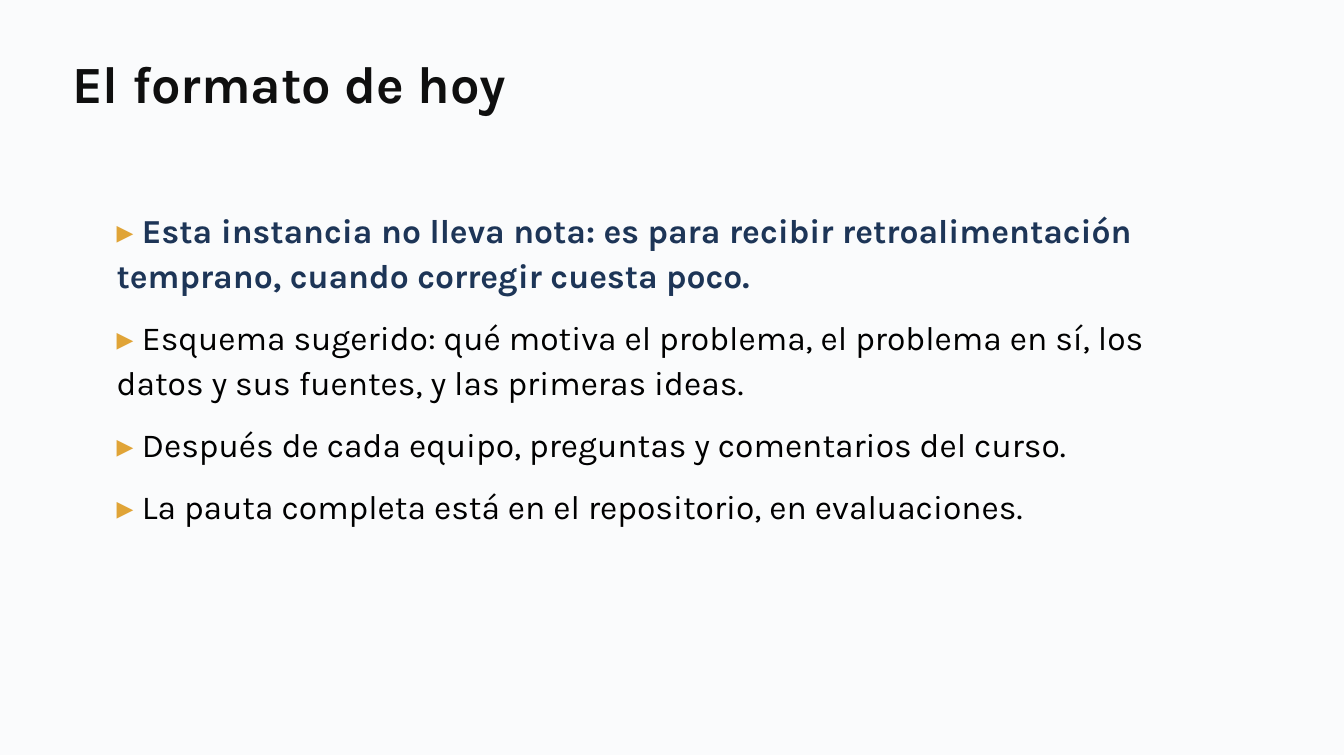
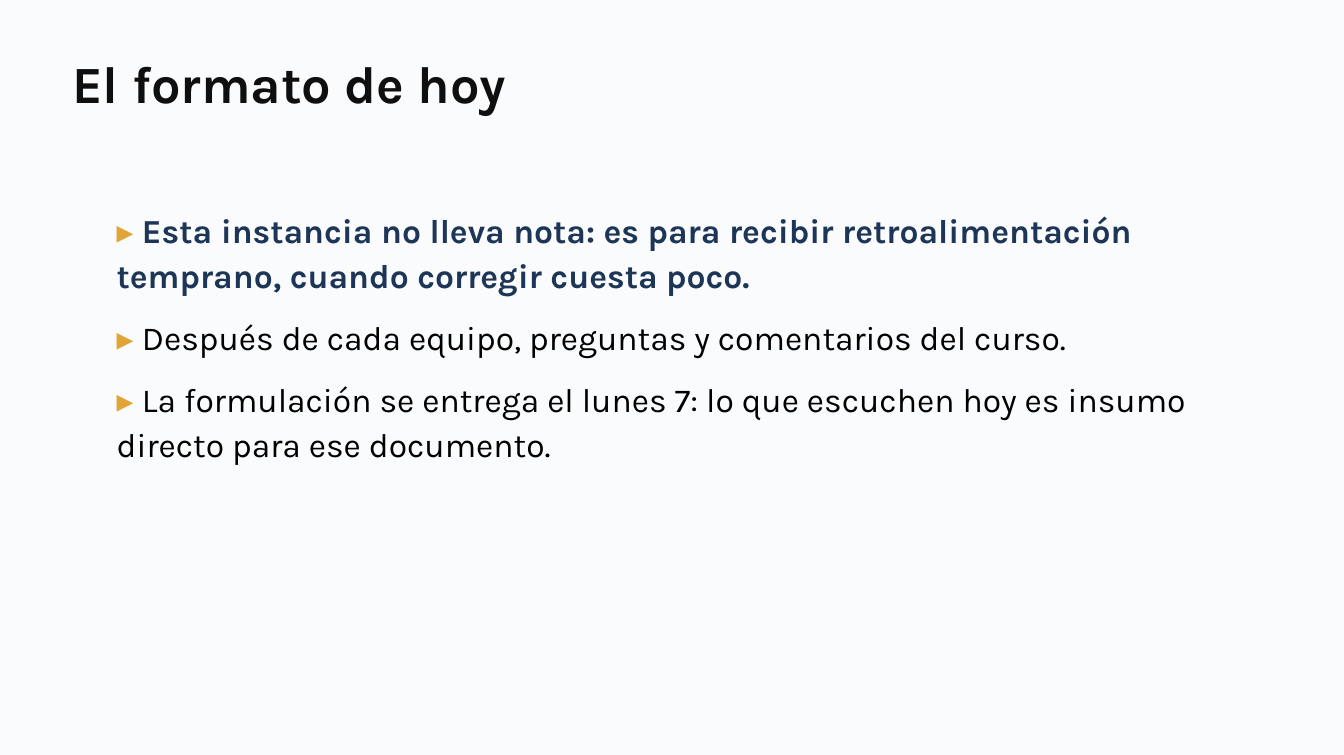
Before and after one commit to daniopitz/diplomado-cdd, a slide deck: slide 5 of presentaciones/clase04_regresion_multiple.pptx. Drawn at 1344x755 pixels with LibreOffice and Linux fonts; fonts in the diff are those of the drawing. Boxes give left, top, right and bottom in pixels: in the first picture for what was removed or moved away, otherwise in the second. Text is boxed around its words. In the diff, an @@ line names an element or a change of style, - is before the commit and + after.

```diff
--- a/presentaciones/clase04_regresion_multiple.pptx
+++ b/presentaciones/clase04_regresion_multiple.pptx
@@ text at (117, 324, 1143, 404): paragraph removed @@
-▸ Esquema sugerido: qué motiva el problema, el problema en sí, los datos y sus fuentes, y las primeras ideas.
@@ text at (117, 386, 1186, 465): text changed @@
-▸ La pauta completa está en el repositorio, en evaluaciones.
+▸ La formulación se entrega el lunes 7: lo que escuchen hoy es insumo directo para ese documento.
```
Also in this commit, not shown: 1 other file.
